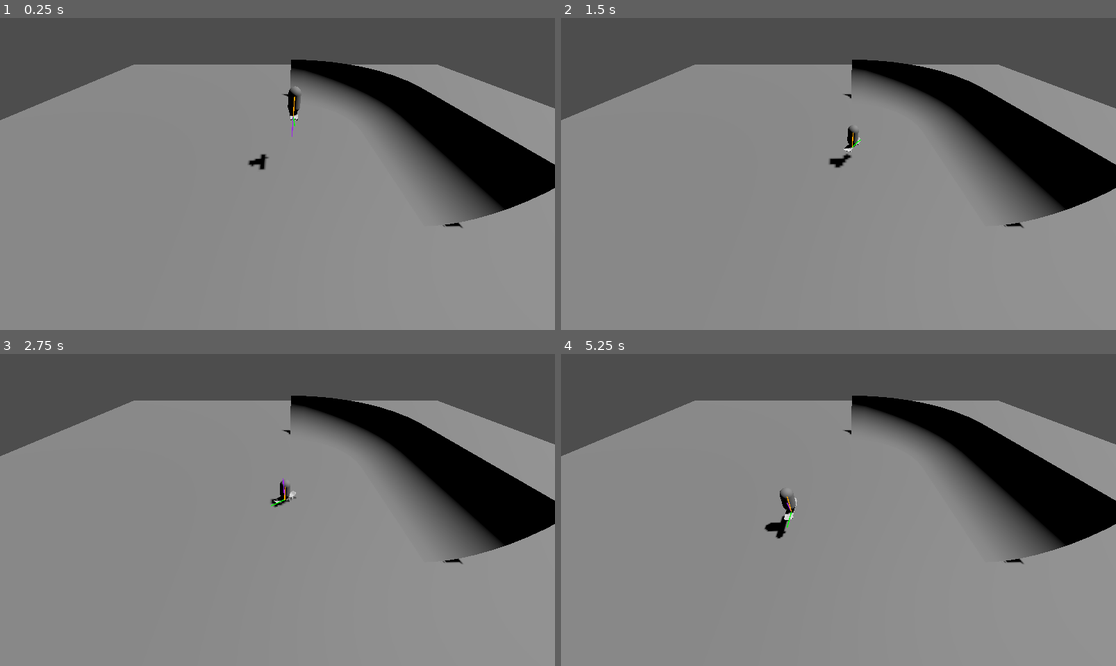
Above: before the commit, frames 1-4 (two rows, left to right).
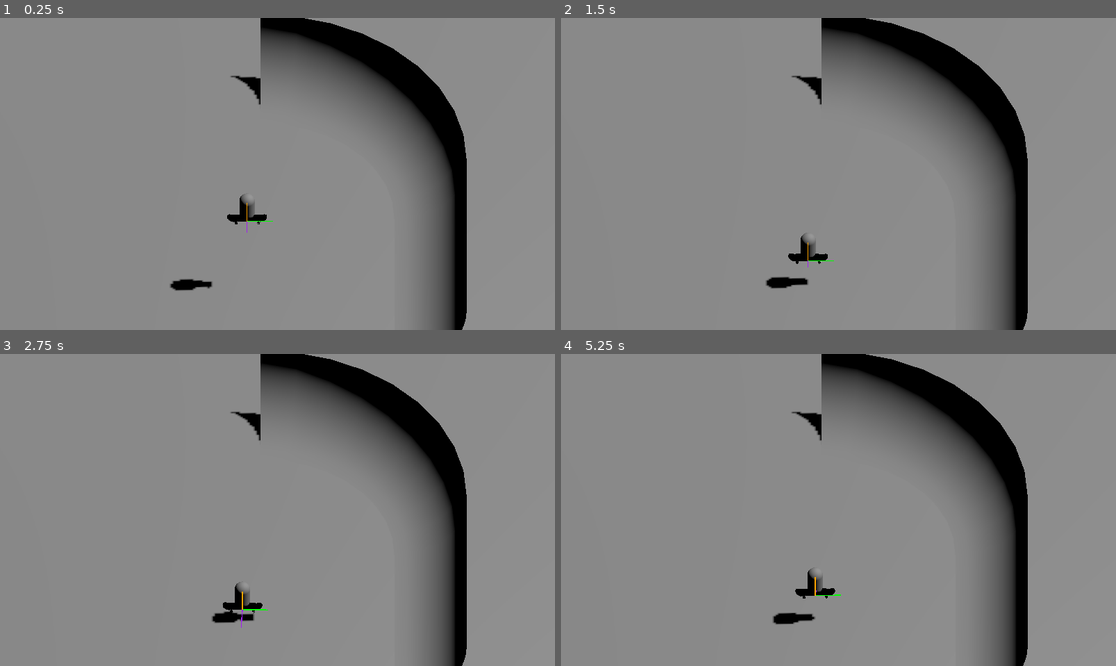
Above: after the commit, the same moments.

Repository: 3deric/GodotSkate
Game: Godot game, scene res://Scenes/testLevel.tscn
The game is run twice, just before and just after one commit, with the same random seed, the same clock (stepped at 60 frames per second) and the same inputs.
Inputs:
- Up to frame 1 (0.25 s): no input
- Up to frame 2 (1.5 s): hold D (Right) 0.53-1.28 s; hold Space (Jump) 0.53-1.28 s; hold S (Backward) from 1.28 s (still down); tap Space (Jump) at 1.35 s
- Up to frame 3 (2.75 s): tap Space (Jump) at 1.52, 1.82 s; release S (Backward) at 2.03 s; hold D (Right) from 2.03 s (still down); hold Space (Jump) from 2.03 s (still down)
- Up to frame 4 (5.25 s): release D (Right) at 2.78 s; release Space (Jump) at 2.78 s; hold W (Forward) 2.78-3.53 s; tap Space (Jump) at 2.85, 3.02, 3.32, 4.35, 4.52, 4.82 s; hold Space (Jump) 3.53-4.28 s; hold A (Left) 3.53-5.03 s; hold S (Backward) from 5.03 s (still down); hold Space (Jump) from 5.03 s (still down)

The runs differ from the first frame. In frame 1, 29% of the frame differs, in the area x 0-100%, y 0-100%; in frame 2, 29%; in frame 3, 29%; in frame 4, 29%.

Commit message:
Refactored kinematic skateboard controller

Diff:
--- a/Skategame/Scenes/character.tscn
+++ /dev/null
@@ -1,37 +0,0 @@
-[gd_scene load_steps=4 format=3 uid="uid://jy8gjnk4rgdg"]
-
-[ext_resource type="PackedScene" uid="uid://h7ks2r24cnfi" path="res://Meshes/skateboard.glb" id="1_oqi3x"]
-
-[sub_resource type="CapsuleShape3D" id="CapsuleShape3D_cl402"]
-
-[sub_resource type="CapsuleMesh" id="CapsuleMesh_gsf53"]
-
-[node name="Character" type="RigidBody3D"]
-axis_lock_angular_x = true
-axis_lock_angular_y = true
-axis_lock_angular_z = true
-gravity_scale = 2.0
-continuous_cd = true
-
-[node name="CollisionShape3D" type="CollisionShape3D" parent="."]
-transform = Transform3D(1, 0, 0, 0, 1, 0, 0, 0, 1, 0, 1, 0)
-shape = SubResource("CapsuleShape3D_cl402")
-
-[node name="MeshInstance3D" type="MeshInstance3D" parent="."]
-transform = Transform3D(0.6, 0, 0, 0, 0.6, 0, 0, 0, 0.6, 0, 0.816679, 0)
-mesh = SubResource("CapsuleMesh_gsf53")
-
-[node name="wheelRL" type="RayCast3D" parent="."]
-transform = Transform3D(0.999999, 0, 0, 0, 0.999999, 0, 0, 0, 1, 0.15, 0.1227, -0.421)
-
-[node name="wheelRR" type="RayCast3D" parent="."]
-transform = Transform3D(0.999999, 0, 0, 0, 0.999999, 0, 0, 0, 1, -0.15, 0.1227, -0.421)
-
-[node name="skateboard" parent="." instance=ExtResource("1_oqi3x")]
-transform = Transform3D(-4.37114e-08, 0, 1, 0, 1, 0, -1, 0, -4.37114e-08, 0, 0, 0)
-
-[node name="wheelFL" type="RayCast3D" parent="."]
-transform = Transform3D(0.999999, 0, 0, 0, 0.999999, 0, 0, 0, 1, 0.15, 0.1227, 0.431)
-
-[node name="wheelFR" type="RayCast3D" parent="."]
-transform = Transform3D(0.999999, 0, 0, 0, 0.999999, 0, 0, 0, 1, -0.15, 0.1227, 0.431)
--- a/Skategame/Scenes/characterBody3D.tscn
+++ b/Skategame/Scenes/characterBody3D.tscn
@@ -3,7 +3,7 @@
 [ext_resource type="Script" path="res://Scripts/characterBody3D.gd" id="1_5mxk1"]
 [ext_resource type="PackedScene" uid="uid://h7ks2r24cnfi" path="res://Meshes/skateboard.glb" id="1_qu824"]
 
-[sub_resource type="CapsuleShape3D" id="CapsuleShape3D_cl402"]
+[sub_resource type="SphereShape3D" id="SphereShape3D_igf5e"]
 
 [sub_resource type="CapsuleMesh" id="CapsuleMesh_gsf53"]
 
@@ -12,13 +12,17 @@
 axis_lock_angular_y = true
 axis_lock_angular_z = true
 wall_min_slide_angle = 1.34216
+floor_stop_on_slope = false
+floor_block_on_wall = false
+floor_snap_length = 0.5
 script = ExtResource("1_5mxk1")
 
 [node name="CollisionShape3D" type="CollisionShape3D" parent="."]
-transform = Transform3D(1, 0, 0, 0, 1, 0, 0, 0, 1, 0, 1, 0)
-shape = SubResource("CapsuleShape3D_cl402")
+transform = Transform3D(1, 0, 0, 0, 1, 0, 0, 0, 1, 0, 0.5, 0)
+shape = SubResource("SphereShape3D_igf5e")
 
 [node name="Visuals" type="Node3D" parent="."]
+top_level = true
 
 [node name="MeshInstance3D" type="MeshInstance3D" parent="Visuals"]
 transform = Transform3D(0.6, 0, 0, 0, 0.6, 0, 0, 0, 0.6, 0, 0.816679, 0)
--- a/Skategame/Scenes/testLevel.tscn
+++ b/Skategame/Scenes/testLevel.tscn
@@ -72,13 +72,15 @@
 shape = SubResource("ConcavePolygonShape3D_ghhbi")
 
 [node name="Camera3D" type="Camera3D" parent="."]
-transform = Transform3D(1, 0, 0, 0, 0.708155, 0.706057, 0, -0.706057, 0.708155, -1.34136, 6.97159, 7.704)
+transform = Transform3D(1, 0, 0, 0, 0.708155, 0.706057, 0, -0.706057, 0.708155, 0.65, 14.062, 7.704)
+projection = 1
 fov = 85.2
+size = 12.12
+far = 302.85
 
 [node name="DebugView" parent="." node_paths=PackedStringArray("camera", "player") instance=ExtResource("5_cf44f")]
 camera = NodePath("../Camera3D")
 player = NodePath("../Character")
 
 [node name="Character" parent="." instance=ExtResource("4_d8v8c")]
-transform = Transform3D(1, 0, 0, 0, 1, 0, 0, 0, 1, -0.531666, 3.57653, -0.540884)
-wall_min_slide_angle = 0.436332
+transform = Transform3D(-4.37114e-08, 0, 1, 0, 1, 0, -1, 0, -4.37114e-08, -0.531666, 3.57653, -0.540884)
--- a/Skategame/Scripts/characterBody3D.gd
+++ b/Skategame/Scripts/characterBody3D.gd
@@ -1,81 +1,78 @@
 extends CharacterBody3D
 
+const acc = 0.2
+const jumpVel = 5.0
+const rot = 1.0
+const maxVel = 20.0
+const gravity = 10.0
 
-const acc = 10.0
-const jumpVel = 7.0
-const rot = 5.0
-const maxVel = 20.0
-
-var input = Vector3.ZERO
-var gravity = ProjectSettings.get_setting("physics/3d/default_gravity")
-
-var vel = Vector3.ZERO
+var input = Vector3.ZERO #input values
+var dir = Vector3.ZERO #current direction
+var xForm = null
 
 var grounded = false
-
-
 var visuals = null
 
 func _ready():
 	visuals = get_node("Visuals")
 
-
 func _physics_process(delta):
+	xForm = global_transform
+	dir = xForm.basis.x.cross(up_direction)
 	#get inputs
 	_inputHandler()
+
+	#print(get_last_slide_collision())
 	grounded = is_on_floor()
-	#gravity
-	if grounded:
-		up_direction = get_floor_normal()
+	if is_on_floor():
+		#print(get_floor_normal())
+		var raycast = _raycast(global_position, global_position - up_direction)
+		if raycast:
+			up_direction = raycast.normal
+		if input.x:
+			#rotation input
+			#velocity = velocity.rotated(up_direction, input.x * rot)
+			rotate_y(input.x * rot * delta)
+		if input.y:
+			velocity += dir * input.y * acc
+		else:
+			velocity *= 0.99
+		if input.z:
+			velocity.y += jumpVel
 	else:
-		velocity.y -= gravity * delta
+		#if input.x:
+		#	dir = dir.rotated(up_direction, input.x * delta * rot * 5)
 		up_direction = Vector3.UP
-	# jump input
-	if input.z and is_on_floor():
-		velocity.y = jumpVel
-	#accelerate with forward input
-	if input.y != 0 and is_on_floor() and velocity.length() < maxVel:
-		velocity += global_transform.basis.z * input.y * acc * delta
-	#decelerate when no forward input
-	if input.y == 0 and is_on_floor():
-		velocity *= 0.95
+
+	#apply gravity
 	velocity.y -= gravity * delta
-	if input .x != 0:
-		rotate_y(input.x * rot * delta)
 
-	if grounded:
-		velocity = _killOrthogonalVelocity(velocity)
-	#print(get_slide_collision(0))
+	velocity = _killOrthogonalVelocity(xForm, velocity)
+	#apply movement
 	move_and_slide()
 
-	var collision = get_slide_collision(0)
-	if collision != null:
-		var collider = collision.get_collider().get_collision_layer()
-		print(collider)
-		#if is_instance_valid(collider):
-   	 	#	if collider.get_collision_layer_bit(3):
-		#		print("layer")
-
 func _process(delta):
-	var xForm = visuals.global_transform.basis
-	visuals.global_transform.basis = _align(xForm, up_direction, transform.basis.z)
-
+	#to do
+	#interpolate rotation to get smoother motion on slopes
+	var basis = Basis(dir.cross(up_direction), up_direction, dir)
+	var transform = Transform3D(basis, global_position)
+	visuals.global_transform = transform
 
 func _inputHandler():
 	input.x = int(Input.is_action_pressed("Left")) - int(Input.is_action_pressed("Right"))
 	input.y = int(Input.is_action_pressed("Forward")) - int(Input.is_action_pressed("Backward"))
 	input.z = int(Input.is_action_pressed("Jump"))
 
-func _killOrthogonalVelocity(velocity):
-	var fwdVel = get_global_transform().basis.z * velocity.dot(get_global_transform().basis.z)
-	var ortVel = get_global_transform().basis.x * velocity.dot(get_global_transform().basis.x)
+func _killOrthogonalVelocity(xForm, velocity):
+	var fwdVel = xForm.basis.z * velocity.dot(xForm.basis.z)
+	var ortVel = xForm.basis.x * velocity.dot(xForm.basis.x)
 	var upVel = Vector3.UP  * velocity.dot(Vector3.UP)
 	velocity = fwdVel + ortVel * 0.25 + upVel
 	return velocity
 
-func _align(xform, normal, fwd):
-	xform.y = normal
-	xform.z = fwd
-	xform.x = -xform.z.cross(normal)
-	xform = xform.orthonormalized()
-	return xform
+func _raycast(from, to):
+	var space_state = get_world_3d().direct_space_state
+	var query = PhysicsRayQueryParameters3D.create(from, to)
+	query.collide_with_areas = true
+	var result = space_state.intersect_ray(query)
+	return result
--- a/Skategame/Scripts/characterController.gd
+++ /dev/null
@@ -1,97 +0,0 @@
-extends RigidBody3D
-
-const maxVel = 5.0
-const acc = 35.0
-const rot = 1.0
-const jump = 7.0
-
-var input = Vector3.ZERO
-var dir = Vector3.ZERO
-var floorDist = 10.0
-var fwdVel = 0.0
-var up =  Vector3.UP
-
-var jumping = false
-
-var wheelFR = null
-var wheelFL = null
-var wheelRL = null
-var wheelRR = null
-
-var cameraArm = null
-
-@export var debugView: Control
-
-# Called when the node enters the scene tree for the first time.
-func _ready():
-	wheelFR = get_node("wheelFR")
-	wheelFL = get_node("wheelFL")
-	wheelRL = get_node("wheelRL")
-	wheelRR = get_node("wheelRR")
-
-# Called every frame. 'delta' is the elapsed time since the previous frame.
-func _process(delta):
-	pass
-
-func _physics_process(delta):
-	_inputHandler()
-	dir = get_global_transform().basis.z
-	fwdVel = _getFwdVelocity(linear_velocity)
-	#floorDist = floorDetector.global_transform.origin.distance_to(floorDetector.get_collision_point())
-	var rotationOffset = 0.0
-
-	floorDist = _floorDist()
-
-	if (_isGrounded()):
-		#up = lerp(up,_getUpVector(), delta * 10.0)
-		up = _getUpVector()
-		global_transform.basis = _groundAlign(get_global_transform().basis, up)
-		linear_velocity = _killOrthogonalVelocity(linear_velocity)
-		apply_central_force(dir * acc * input.y)
-		apply_impulse(Vector3.UP * jump * input.z)
-		rotationOffset = remap(clamp(linear_velocity.length(), 0, 25), 0.0, 25.0,0.025, 0.05)
-	else:
-		rotationOffset = 0.1
-
-	rotate_y(input.x * rot  * rotationOffset)
-
-	debugView._debugDraw(Vector3.ZERO, Vector3.UP, Color.GREEN)
-
-func _floorDist():
-	var distFR = wheelFR.global_transform.origin.distance_to(wheelFR.get_collision_point())
-	var distFL = wheelFL.global_transform.origin.distance_to(wheelFL.get_collision_point())
-	var distRL = wheelRL.global_transform.origin.distance_to(wheelRL.get_collision_point())
-	var distRR = wheelRR.global_transform.origin.distance_to(wheelRR.get_collision_point())
-	var floorDist = (distFR + distFL  + distRL + distRR) / 4
-	return floorDist
-
-func _getUpVector():
-	var up = (wheelFR.get_collision_normal()+wheelFL.get_collision_normal()+wheelRL.get_collision_normal()+wheelRR.get_collision_normal()) / 4
-	return up.normalized()
-
-func _inputHandler():
-	input.x = int(Input.is_action_pressed("Left")) - int(Input.is_action_pressed("Right"))
-	input.y = int(Input.is_action_pressed("Forward")) - int(Input.is_action_pressed("Backward"))
-	input.z = int(Input.is_action_just_pressed("Jump"))
-
-func _killOrthogonalVelocity(velocity):
-	var fwd_vel = get_global_transform().basis.z * velocity.dot(get_global_transform().basis.z)
-	var ort_vel = get_global_transform().basis.x * velocity.dot(get_global_transform().basis.x)
-	var up_vel = Vector3.UP * velocity.dot(get_global_transform().basis.y)
-	velocity = fwd_vel + ort_vel * 0.75 + up_vel
-	return velocity
-
-func _isGrounded():
-	var grounded = false
-	if (floorDist < 0.5):
-		grounded = true
-	return grounded
-
-func _getFwdVelocity(velocity):
-	return (get_global_transform().basis.z * velocity.dot(get_global_transform().basis.z)).length()
-
-func _groundAlign(xform, normal):
-	xform.y = normal
-	xform.x = -xform.z.cross(normal)
-	xform = xform.orthonormalized()
-	return xform
--- a/Skategame/Scripts/debugView.gd
+++ b/Skategame/Scripts/debugView.gd
@@ -9,7 +9,10 @@
 func _draw():
 	_debugDraw(player.global_position, player.global_position + player.velocity * 0.25, Color.PURPLE)
 	_debugDraw(player.global_position, player.global_position + Vector3.UP, Color.RED)
-	_debugDraw(player.global_position, player.global_position + player.transform.basis.z, Color.GREEN)
+	if player.grounded:
+		_debugDraw(player.global_position, player.global_position - player.up_direction * 2, Color.PINK)
+	#_debugDraw(player.global_position, player.global_position + player.transform.basis.z, Color.GREEN)
+	_debugDraw(player.global_position, player.global_position + player.dir, Color.GREEN)
 	_debugDraw(player.global_position, player.global_position + player.transform.basis.y, Color.RED)
 	_debugDraw(player.global_position, player.global_position + player.up_direction, Color.ORANGE)
 	#_debugDraw(player.global_position, player.global_position + player.transform.basis.x, Color.BLUE)
